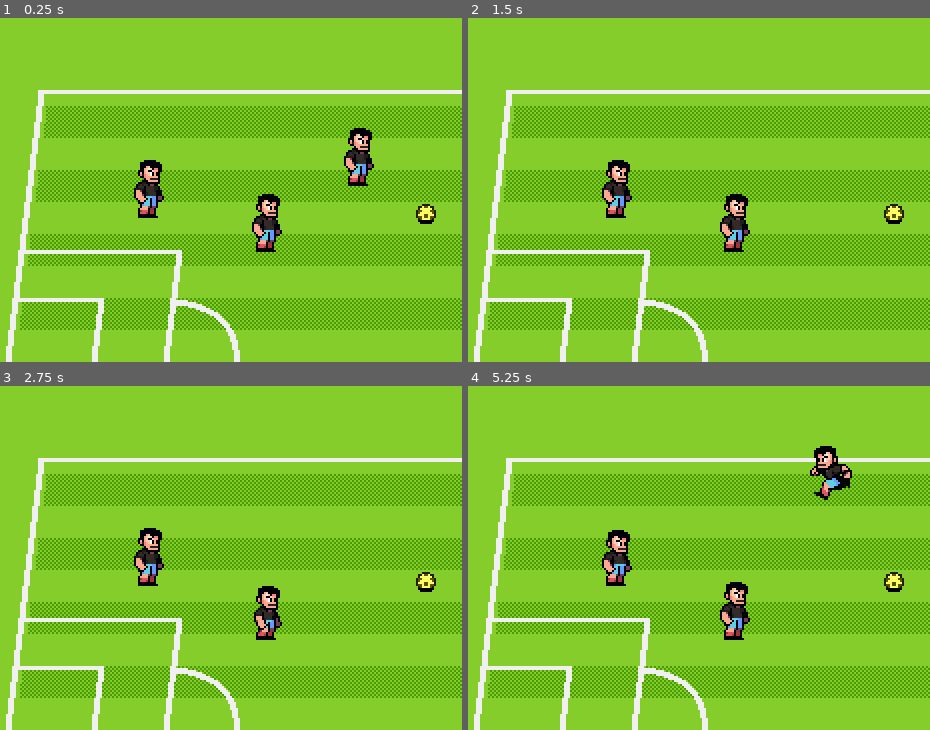
Above: before the commit, frames 1-4 (two rows, left to right).
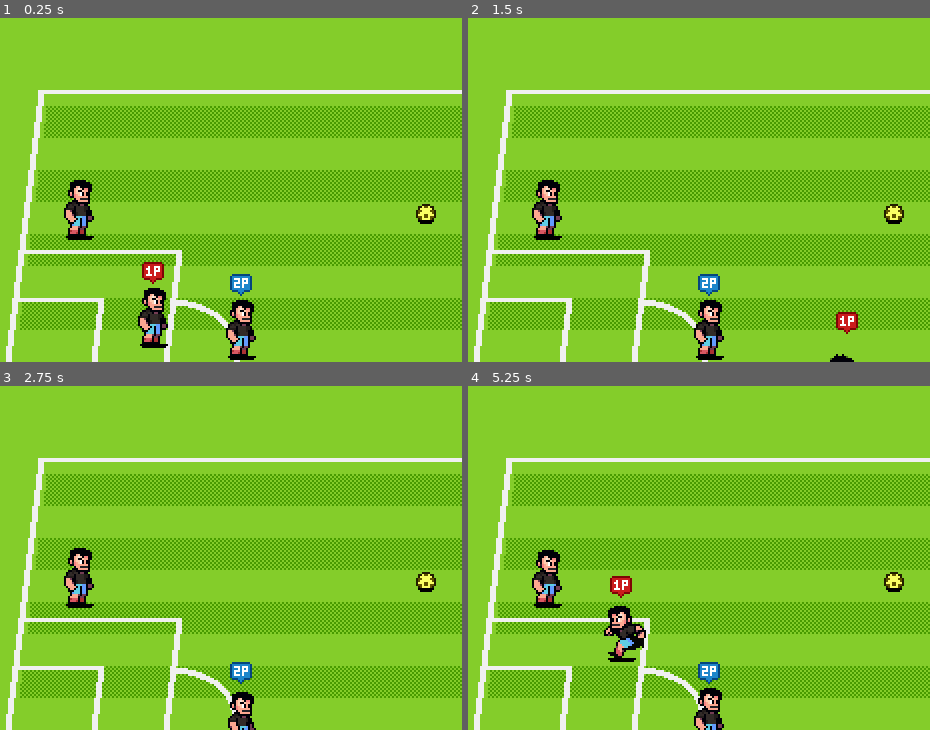
Above: after the commit, the same moments.

Repository: seedgs/SoccerCourse
Game: Godot game, scene res://scenes/world.tscn
Same seed, same stepped clock (60 frames per second), same inputs: the game is played once before the commit and once after it.
Inputs:
- Up to frame 1 (0.25 s): no input
- Up to frame 2 (1.5 s): hold Right (P1_right) 0.53-1.28 s; tap , (P1_pass) at 0.6 s; hold Down (P1_down) from 1.28 s (still down); tap . (P1_shootTheBall) at 1.35 s
- Up to frame 3 (2.75 s): release Down (P1_down) at 2.03 s; hold Right (P1_right) from 2.03 s (still down); tap S (P2_down) at 2.1 s
- Up to frame 4 (5.25 s): release Right (P1_right) at 2.78 s; hold Up (P1_up) 2.78-3.53 s; tap one key every 0.75 s from 2.85 s: A (P2_left) 1 (P2_pass) D (P2_right) Space (P2_shootTheBall); hold Left (P1_left) 3.53-5.03 s; hold Down (P1_down) from 5.03 s (still down)

The runs differ from the first frame. In frame 1, 5.4% of the frame differs, in the area x 13-81%, y 31-100%; in frame 2, 3.8%; in frame 3, 3.1%; in frame 4, 5.1%.

Commit message:
1、在游戏中创建传球目标的效果 2、控制角色头顶图片的显示效果

Diff:
--- a/scenes/ball.tscn
+++ b/scenes/ball.tscn
@@ -71,6 +71,8 @@
 collision_layer = 4
 sync_to_physics = false
 script = ExtResource("1_f7cbr")
+friction_air = 35.0
+friction_ground = 250.0
 
 [node name="BallSprite" type="Sprite2D" parent="."]
 unique_name_in_owner = true
--- a/scenes/ball/ball.gd
+++ b/scenes/ball/ball.gd
@@ -12,7 +12,9 @@
 
 @onready var animation_player : AnimationPlayer = %AnimationPlayer # 获取动画播放器的 “引用”（Godot引擎内需要设置“唯一名称访问”）
 
+@export var friction_air : float # 球在空中的摩擦力
 
+@export var friction_ground : float # 球在地面的摩擦力
 
 var carried : Player = null
 var current_state : BallState = null # 球当前状态的引用
@@ -55,13 +57,35 @@
 
 # 射球瞬间
 func shoot(shot_velocity: Vector2) -> void:
-	velocity = shot_velocity # 这里的 velocity 数值 其实就是  “player_state_shooting.gd” 的 “shoot_ball()” 方法的 state_data.shot_direction * state_data.shot_power 的数值！
-	carried = null # 当球射出去后， 携带者（触碰者）为 null（可以理解为在空中！）
-	switch_state(Ball.State.SHOT) # 转为 球的 射击状态，也就是转去 对应的 “ball_state_shot.gd”
+
+	# 这里的 velocity 数值 其实就是  “player_state_shooting.gd” 的 “shoot_ball()” 方法的 state_data.shot_direction * state_data.shot_power 的数值！
+	velocity = shot_velocity
+
+	# 当球射出去后， 携带者（触碰者）为 null（可以理解为在空中！）
+	carried = null
+
+	# 转为 球的 射击状态，也就是转去 对应的 “ball_state_shot.gd”
+	switch_state(Ball.State.SHOT)
 
 
 # 传球瞬间
-func pass_to(pass_velocity: Vector2) -> void:
-	velocity = pass_velocity
+func pass_to(destination: Vector2) -> void:
+
+	# .direction_to() 归一化向量（具体可查“向量归一化”）
+	var direction := position.direction_to(destination) # 传球方向
+
+	# .distance_to()方法可以计算两个坐标轴间的距离
+	# 初始坐标为球在射出瞬间的坐标，结束坐标为 “target”坐标”
+	var distance := position.distance_to(destination) # 传球的距离 x
+
+	# 详情可查阅 “information_to_help_understand” 下的资料）
+	var intensity := sqrt(2 * distance * friction_ground) # 传球的距离 x
+
+	# “intensity”，其实就是球的初速度 v0
+	velocity = intensity * direction # 球的速度 = 球的初速度v0 * 球的方向
+
+	# 球被射出后，没有携带者，所以为 null
 	carried = null
+
+	# 球 射出后,进入自由状态
 	switch_state(Ball.State.FREEFORM)
--- a/scenes/ball/ball_states/ball_state_freeform.gd
+++ b/scenes/ball/ball_states/ball_state_freeform.gd
@@ -3,8 +3,7 @@
 extends BallState
 
 const BOUNCINESS := 0.65
-const FRICTION_AIR := 3.5
-const FRICTION_GROUND := 250.0
+
 
 
 func _enter_tree() -> void:
@@ -13,16 +12,17 @@
 func on_player_enter(body: Player) -> void:
 
 	# 记录谁拿球！（当前为玩家！！！）
-	ball.carried = body # 如果去掉这个，ball_state_carried.gd 中 “ball.position = ball.carried.position（当球为携带状态时，球 与 玩家的位置是一致的）” 检测不出 玩家，就会报错！！！
+	# 如果去掉这个，ball_state_carried.gd 中 “ball.position = ball.carried.position（当球为携带状态时，球 与 玩家的位置是一致的）” 检测不出 玩家，就会报错！！！
+	ball.carried = body
 
-	state_transition_requested.emit(Ball.State.CARRIED) # 发送 ball_state.gd里面的 “CARRIED”
-
+	# 发送 ball_state.gd里面的 “CARRIED”
+	state_transition_requested.emit(Ball.State.CARRIED)
 
 func _process(delta: float) -> void:
 	set_ball_animation_from_velocity() # 球的 “自由状态” 需要处理动画切换问题
 
 	# 如果 球的高度大于 0 (ball.height > 0)，则 用 “FRICTION_AIR”，否则 用 “FRICTION_GROUND”
-	var friction := FRICTION_AIR if ball.height > 0 else FRICTION_GROUND
+	var friction := ball.friction_air if ball.height > 0 else ball.friction_ground
 
 	# 设 球的速度的取值范围是 0 - 若干时间 内的 阻力(friction) 数值
 	ball.velocity = ball.velocity.move_toward(Vector2.ZERO, friction * delta)
--- a/scenes/characters/character_states/player_state_passing.gd
+++ b/scenes/characters/character_states/player_state_passing.gd
@@ -4,17 +4,28 @@
 
 func _enter_tree() -> void:
 	animation_player.play("kick")
+	#animation_player.play("prep_kick")
 	player.velocity = Vector2.ZERO
 
 
 func on_animation_complete() -> void:
 	var pass_target := find_teammate_in_view()
-	print(pass_target)
-	var target := Vector2(10, 10) # 设 传球目标已知
-	var pass_direction := ball.position.direction_to(target) # .direction_to() 归一化向量（具体可查“向量归一化”）
-	ball.pass_to(pass_direction * 300) # 这里 “300”不是理想值，需要根据推导公式求出理想值
 
-	print(pass_direction)
+	# 当 没有传球目标时
+	if pass_target == null:
+
+		# 球的目标 为 球的位置(其实就是原地)，但是！下面加了 数值 “50”，所以球的方向 是 在原地的基础上 横坐标 +50
+		# 方向是：持球玩家(player.heading) 的 方向
+		# 需要在 “player.heading” 加一个速度 50，才能使球移动
+		ball.pass_to(ball.position + player.heading * 50)
+		print(ball.position)
+		print(ball.position + player.heading * 50)
+	else: # 如果有传球目标
+
+		# 球的目标 为 视野最近 目标的位置，方向是：视野最近的目标的方向
+		# 这里 添加 “pass_target.velocity” 是 传球至玩家也有 摩擦力效果
+		ball.pass_to(pass_target.position + pass_target.velocity)
+
 	transition_state(Player.State.MOVING)
 
 
--- a/scenes/characters/character_states/player_state_shooting.gd
+++ b/scenes/characters/character_states/player_state_shooting.gd
@@ -7,7 +7,6 @@
 	animation_player.play("kick")
 
 func on_animation_complete() -> void: # 玩家射门状态的 “脚本” 调用了 “PlayerState” 脚本的 "on_animation_complete()"方法
-	print("2323232323")
 	if player.control_scheme == Player.ControlScheme.CPU:
 		transition_state(Player.State.RECOVERING)
 	else:
--- a/scenes/characters/player.gd
+++ b/scenes/characters/player.gd
@@ -20,6 +20,14 @@
 
 @onready var teammate_detection_area : Area2D = %TeammateDetectionArea
 
+# 创建图片的 “控制角色” 的 字典索引
+const CONTROL_SCHEME_MAP : Dictionary = {
+	ControlScheme.CPU: preload("res://assets/art/props/cpu.png"),
+	ControlScheme.P1: preload("res://assets/art/props/1p.png"),
+	ControlScheme.P2: preload("res://assets/art/props/2p.png"),
+}
+
+@onready var control_sprite : Sprite2D = %ControlSprite
 
 var current_state: PlayerState = null # 玩家当前状态的引用
 
@@ -32,6 +40,7 @@
 # Called when the node enters the scene tree for the first time.
 func _ready() -> void:
 	switch_state(State.MOVING)
+	set_control_texture()
 
 
 
@@ -44,6 +53,7 @@
 
 	flip_sprite()
 
+	set_sprite_visibility()
 
 
 func switch_state(state: Player.State, state_data: PlayerStateData = PlayerStateData.new()) -> void:
@@ -84,10 +94,18 @@
 	elif heading == Vector2.LEFT:
 		player_sprite.flip_h = true
 
+func set_sprite_visibility() -> void:
+
+	# 持球的玩家 或者 控制者 “不” 是 CPU的时候 玩家头顶的图片 “隐藏”！
+	# 也就是 玩家P1、P2显示头顶图片，CPU拿到球时也显示头顶图片！
+	control_sprite.visible = has_ball() or not control_scheme == ControlScheme.CPU
 
 func has_ball() -> bool: # 检查玩家是否持有球！
 	return ball.carried == self # 返回 “球” 的 “持有者” 也就是 “玩家自己”!
 
+func set_control_texture() -> void:
+	# 玩家头顶的子节点 “ControlSprite” 的 质地 “texture” 为 字典的 控制方案
+	control_sprite.texture = CONTROL_SCHEME_MAP[control_scheme]
 
 func on_animation_complete() -> void: # 这个方法在 父节点 Player 的 “AnimationPlayer” 子节点下的任意一个动画下 “插入关键帧” ！
 	if current_state != null:
--- a/scenes/characters/player.tscn
+++ b/scenes/characters/player.tscn
@@ -1,7 +1,9 @@
-[gd_scene load_steps=12 format=3 uid="uid://3bmm7635aae3"]
+[gd_scene load_steps=14 format=3 uid="uid://3bmm7635aae3"]
 
 [ext_resource type="Texture2D" uid="uid://ce308tkyk1ofu" path="res://assets/art/characters/soccer-player.png" id="1_rp718"]
 [ext_resource type="Script" uid="uid://7aq11pxwd11k" path="res://scenes/characters/player.gd" id="1_yewv4"]
+[ext_resource type="Texture2D" uid="uid://d2bj533c3ksa6" path="res://assets/art/characters/player-shadow.png" id="3_76oj4"]
+[ext_resource type="Texture2D" uid="uid://cdcp3xt0torc5" path="res://assets/art/props/1p.png" id="3_dyp2m"]
 
 [sub_resource type="Animation" id="Animation_yewv4"]
 length = 0.001
@@ -161,12 +163,19 @@
 
 [node name="PlayerSprite" type="Sprite2D" parent="."]
 unique_name_in_owner = true
+position = Vector2(-4, 0)
 texture = ExtResource("1_rp718")
 centered = false
 offset = Vector2(-16, -32)
 hframes = 6
 vframes = 13
 
+[node name="ControlSprite" type="Sprite2D" parent="PlayerSprite"]
+unique_name_in_owner = true
+texture = ExtResource("3_dyp2m")
+centered = false
+offset = Vector2(-7.5, -42)
+
 [node name="AnimationPlayer" type="AnimationPlayer" parent="."]
 unique_name_in_owner = true
 libraries = {
@@ -175,7 +184,7 @@
 autoplay = "idle"
 
 [node name="CollisionShape2D" type="CollisionShape2D" parent="."]
-position = Vector2(0, -3)
+position = Vector2(-4, -3)
 rotation = 1.5708
 shape = SubResource("CapsuleShape2D_rp718")
 
@@ -186,4 +195,11 @@
 monitorable = false
 
 [node name="CollisionPolygon2D" type="CollisionPolygon2D" parent="TeammateDetectionArea"]
+position = Vector2(-4, 0)
 polygon = PackedVector2Array(0, -40, 280, -150, 330, -100, 330, 100, 280, 150, 0, 40)
+
+[node name="ShadowSprite" type="Sprite2D" parent="."]
+position = Vector2(-4, 0)
+texture = ExtResource("3_76oj4")
+centered = false
+offset = Vector2(-8, -15)
--- a/scenes/world.tscn
+++ b/scenes/world.tscn
@@ -30,16 +30,16 @@
 [node name="ActorsContainer" type="Node2D" parent="."]
 
 [node name="Player" parent="ActorsContainer" node_paths=PackedStringArray("ball") instance=ExtResource("4_k0juu")]
-position = Vector2(124, 108)
+position = Vector2(93, 118)
 ball = NodePath("../Ball")
 
 [node name="Player2" parent="ActorsContainer" node_paths=PackedStringArray("ball") instance=ExtResource("4_k0juu")]
-position = Vector2(229, 92)
+position = Vector2(130, 172)
 ball = NodePath("../Ball")
 control_scheme = 1
 
 [node name="Player3" parent="ActorsContainer" node_paths=PackedStringArray("ball") instance=ExtResource("4_k0juu")]
-position = Vector2(183, 125)
+position = Vector2(174, 178)
 ball = NodePath("../Ball")
 control_scheme = 2
 
Not shown, added: assets/information_to_help_understand/~$(在拥有初速度时)从一个坐标传递至另一个坐标的推导过程.docx
